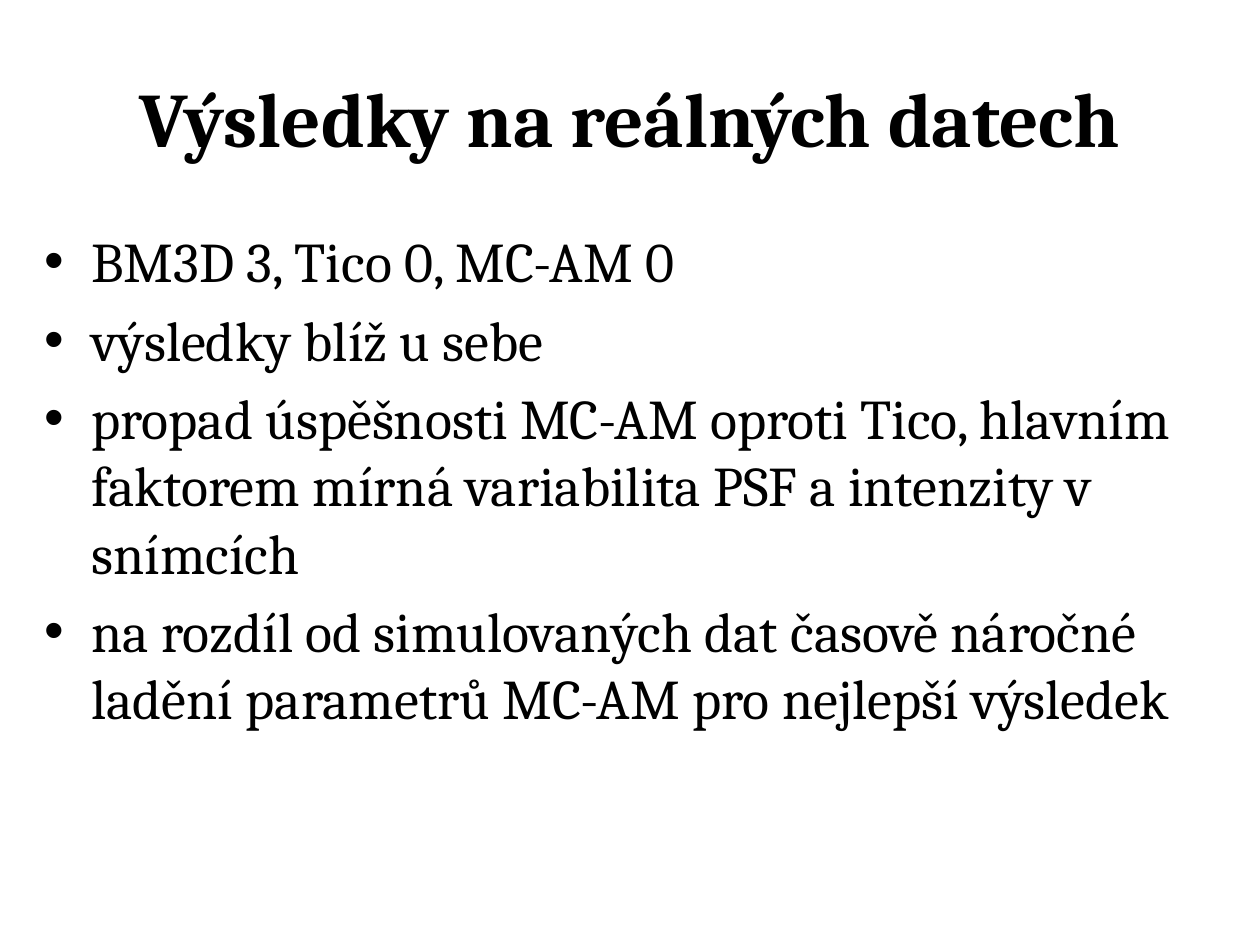
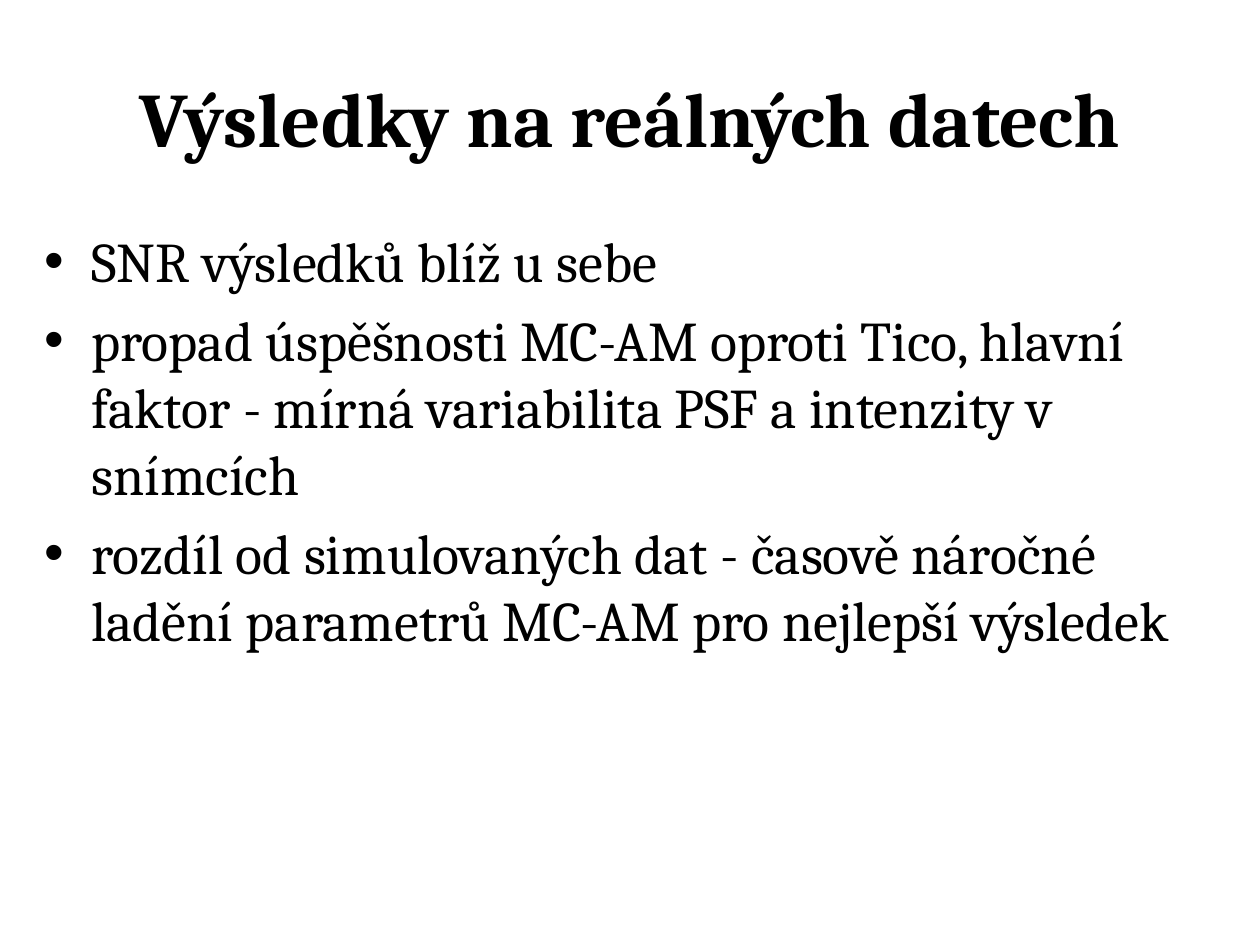
Before and after one commit to jozefsabo/Thesis, a slide deck: slide 21 of Docs/Jozef Sabo - Prezentace obhajoba.pptx (slide 16 before the commit). Drawn at 1260x945 pixels with LibreOffice and Linux fonts; fonts in the diff are those of the drawing. Boxes give left, top, right and bottom in pixels: in the first picture for what was removed or moved away, otherwise in the second. Text is boxed around its words. In the diff, an @@ line names an element or a change of style, - is before the commit and + after.

```diff
--- a/Docs/Jozef Sabo - Prezentace obhajoba.pptx
+++ b/Docs/Jozef Sabo - Prezentace obhajoba.pptx
@@ text at <box>91,242,1169,654</box>: text changed @@
-• BM3D 3, Tico 0, MC-AM 0
-• výsledky blíž u sebe
-• propad úspěšnosti MC-AM oproti Tico, hlavním faktorem mírná variabilita PSF a intenzity v snímcích
-• na rozdíl od simulovaných dat časově náročné ladění parametrů MC-AM pro nejlepší výsledek
+• SNR výsledků blíž u sebe
+• propad úspěšnosti MC-AM oproti Tico, hlavní faktor - mírná variabilita PSF a intenzity v snímcích
+• rozdíl od simulovaných dat - časově náročné ladění parametrů MC-AM pro nejlepší výsledek
```
Also in this commit, not shown: 12 other slides changed, 8 slides added, 3 slides removed, 1 other file.
